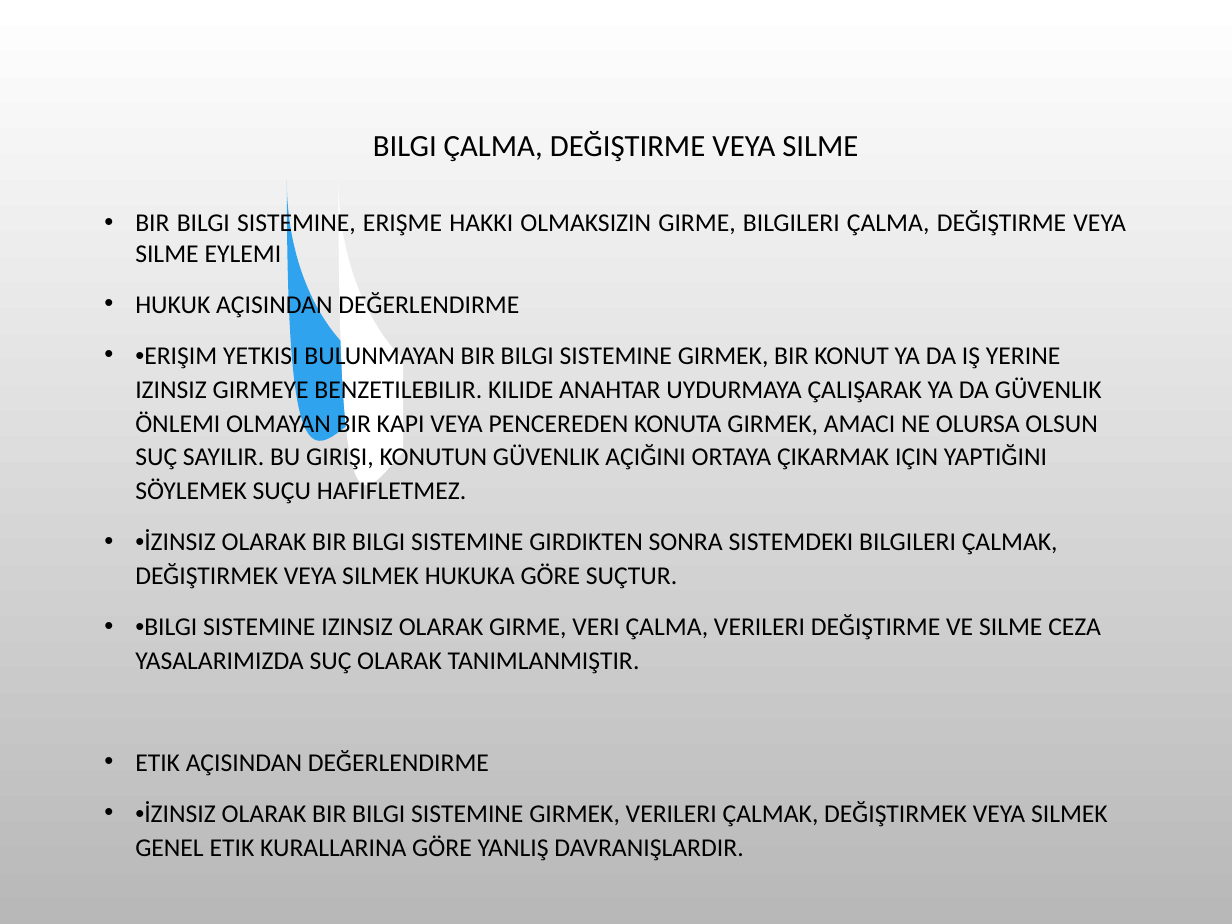
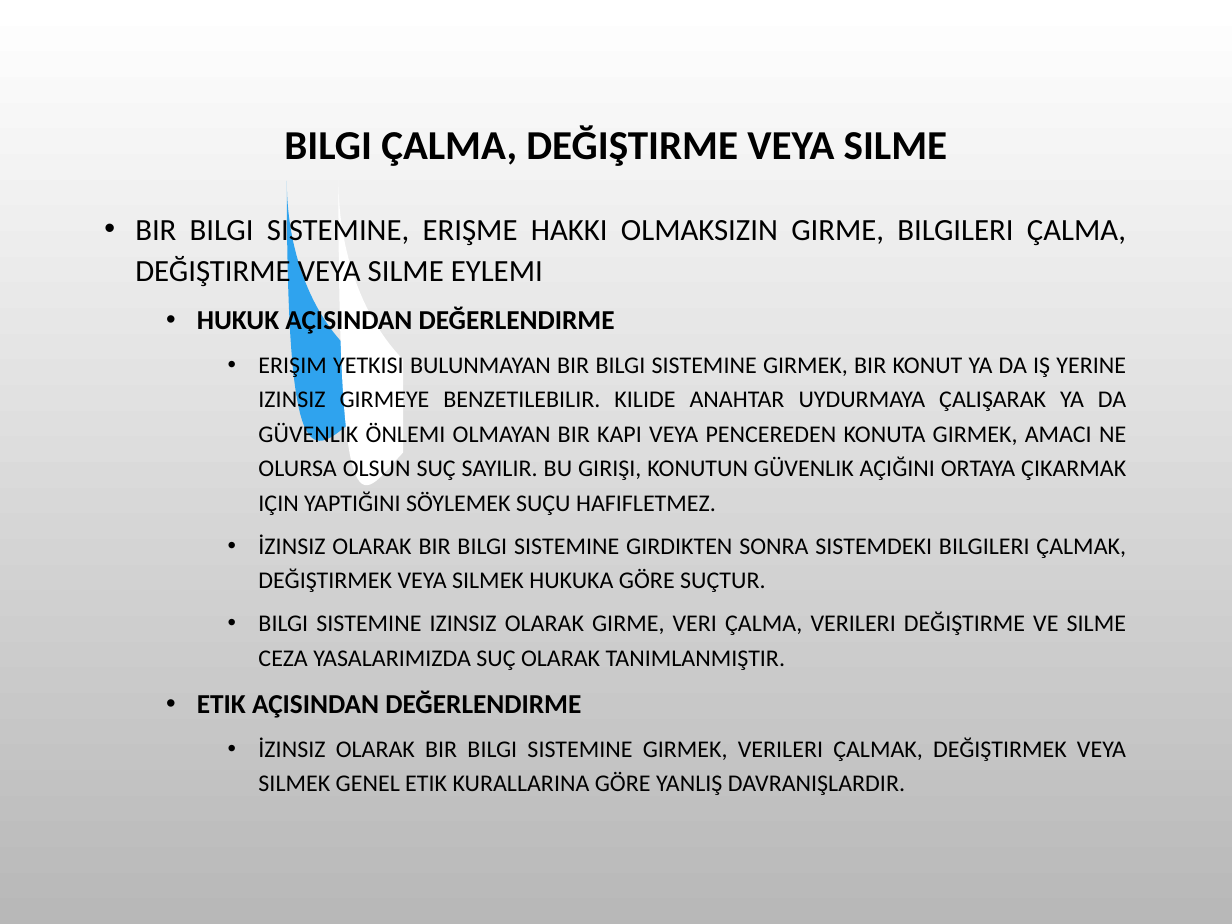
Before and after one commit to SevdanurGENC/20-21-Lecture-Notes, a slide deck: slide 13 of Bilişim Etiği ve Hukuku/3. Bolum - Meslek Etigi.ppt. Drawn at 1232x924 pixels with LibreOffice and Linux fonts; fonts in the diff are those of the drawing; background and template pictures are left out. Boxes give left, top, right and bottom in pixels: in the first picture for what was removed or moved away, otherwise in the second. Text is boxed around its words. In the diff, an @@ line names an element or a change of style, - is before the commit and + after.

```diff
--- a/Bilişim Etiği ve Hukuku/3. Bolum - Meslek Etigi.ppt
+++ b/Bilişim Etiği ve Hukuku/3. Bolum - Meslek Etigi.ppt
@@ title "BILGI ÇALMA, DEĞIŞTIRME VEYA SILME" at (284, 126, 948, 166): size 18 to 24 pt, bold on @@
@@ text at (135, 214, 1126, 718): size 15 to 18 pt in "BIR BILGI SISTEMINE, ERIŞME HAKKI OLMAKSIZIN GIRME, ..."; size 15 to 16 pt, bold on in "HUKUK AÇISINDAN DEĞERLENDIRME", "ETIK AÇISINDAN DEĞERLENDIRME"; line spacing 1 to 1.1; alignment left to justified; list level 1 to 2 in "HUKUK AÇISINDAN DEĞERLENDIRME"; line spacing 1.1 to 1.2; list level 1 to 2 in "ETIK AÇISINDAN DEĞERLENDIRME" @@
@@ text at (258, 353, 1126, 670): text changed; size 15 to 14 pt @@
-• •ERIŞIM YETKISI BULUNMAYAN BIR BILGI SISTEMINE GIRMEK, BIR KONUT YA DA IŞ YERINE IZINSIZ GIRMEYE BENZETILEBILIR. KILIDE ANAHTAR UYDURMAYA ÇALIŞARAK YA DA GÜVENLIK ÖNLEMI OLMAYAN BIR KAPI VEYA PENCEREDEN KONUTA GIRMEK, AMACI NE OLURSA OLSUN SUÇ SAYILIR. BU GIRIŞI, KONUTUN GÜVENLIK AÇIĞINI ORTAYA ÇIKARMAK IÇIN YAPTIĞINI SÖYLEMEK SUÇU HAFIFLETMEZ.
-• •İZINSIZ OLARAK BIR BILGI SISTEMINE GIRDIKTEN SONRA SISTEMDEKI BILGILERI ÇALMAK, DEĞIŞTIRMEK VEYA SILMEK HUKUKA GÖRE SUÇTUR.
-• •BILGI SISTEMINE IZINSIZ OLARAK GIRME, VERI ÇALMA, VERILERI DEĞIŞTIRME VE SILME CEZA YASALARIMIZDA SUÇ OLARAK TANIMLANMIŞTIR.
+    • ERIŞIM YETKISI BULUNMAYAN BIR BILGI SISTEMINE GIRMEK, BIR KONUT YA DA IŞ YERINE IZINSIZ GIRMEYE BENZETILEBILIR. KILIDE ANAHTAR UYDURMAYA ÇALIŞARAK YA DA GÜVENLIK ÖNLEMI OLMAYAN BIR KAPI VEYA PENCEREDEN KONUTA GIRMEK, AMACI NE OLURSA OLSUN SUÇ SAYILIR. BU GIRIŞI, KONUTUN GÜVENLIK AÇIĞINI ORTAYA ÇIKARMAK IÇIN YAPTIĞINI SÖYLEMEK SUÇU HAFIFLETMEZ.
+    • İZINSIZ OLARAK BIR BILGI SISTEMINE GIRDIKTEN SONRA SISTEMDEKI BILGILERI ÇALMAK, DEĞIŞTIRMEK VEYA SILMEK HUKUKA GÖRE SUÇTUR.
+    • BILGI SISTEMINE IZINSIZ OLARAK GIRME, VERI ÇALMA, VERILERI DEĞIŞTIRME VE SILME CEZA YASALARIMIZDA SUÇ OLARAK TANIMLANMIŞTIR.
@@ text at (258, 737, 1126, 795): text changed; size 15 to 14 pt @@
-• •İZINSIZ OLARAK BIR BILGI SISTEMINE GIRMEK, VERILERI ÇALMAK, DEĞIŞTIRMEK VEYA SILMEK GENEL ETIK KURALLARINA GÖRE YANLIŞ DAVRANIŞLARDIR.
+    • İZINSIZ OLARAK BIR BILGI SISTEMINE GIRMEK, VERILERI ÇALMAK, DEĞIŞTIRMEK VEYA SILMEK GENEL ETIK KURALLARINA GÖRE YANLIŞ DAVRANIŞLARDIR.
```
Also in this commit, not shown: 18 other slides changed, 3 other files.
